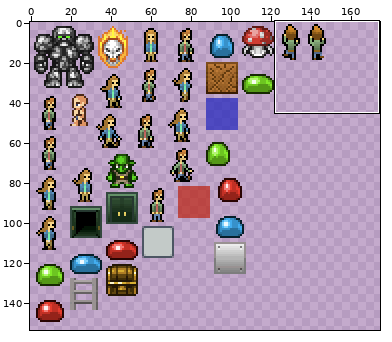
A sprite sheet gets an edit: loveapp/resources/sprites/spritesheet.png. The first picture is a wide view before the edit; the outline marks the close-up.
Close-up. The starting point:
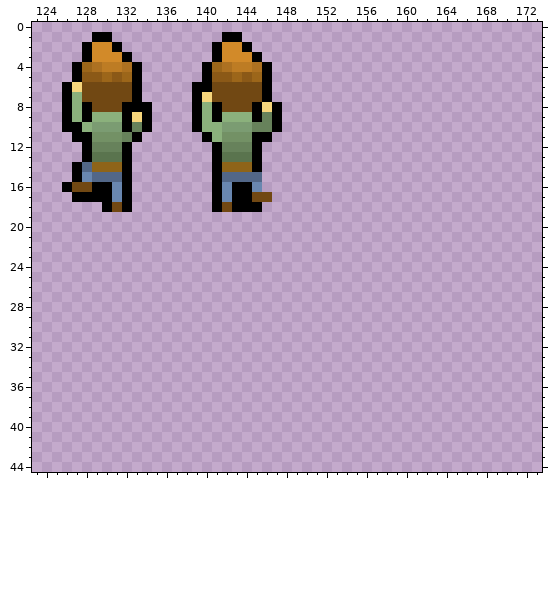
The file is 512x512 pixels. Pixels under 10% opacity are left out. Colours within 5 levels of each other are drawn and written as one. Shown: x 123..173, y 0..44. The wide view leaves out empty margins.
After the commit:
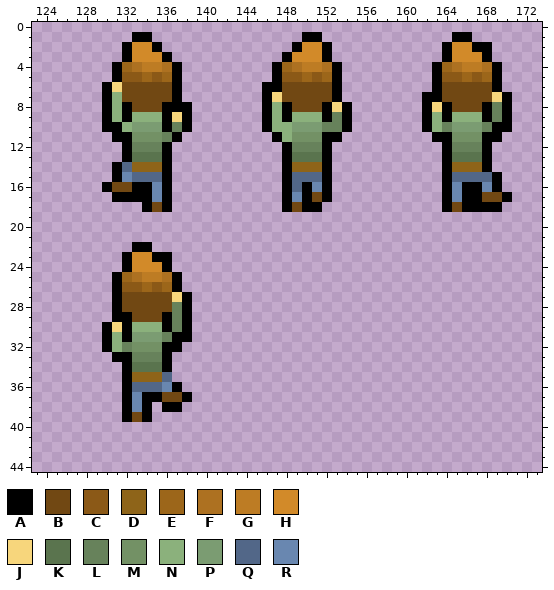
Palette (. is transparent): A #000000  B #714813  C #8b5917  D #8e6419  E #9c661a  F #ad7121  G #bd7c24  H #d28a29  J #f7d67c  K #5a744e  L #67825b  M #739165  N #8bb17c  P #7b9c72  Q #526788  R #6987b0
Message: add new frames to climbing animation
The edit:
y 1: x 129..130 AA -> ..; x 133..134 .. -> AA; x 142..143 AA -> ..; x 150..151 .. -> AA; x 165..166 .. -> AA
y 2: x 128..135 AHHA.... -> ....AHHA; x 141..144 AHHA -> ....; x 149..152 .... -> AHHA; x 164..168 ..... -> AHHAA
y 3: x 128..131 AHHH -> ....; x 133..136 .... -> HHHA; x 141..145 AHHHA -> .....; x 148..152 ..... -> AHHHA; x 164..168 ..... -> AHHHA
y 4: x 127..137 AEFGGFA.... -> ....AEFGGFA; x 140..153 AEFGGFA....... -> .......AEFGGFA; x 163..169 ....... -> AEFGGFA
y 5: x 127..137 ACCECEA.... -> ....ACCECEA; x 140..153 ACCECEA....... -> .......ACCECEA; x 163..169 ....... -> ACCECEA
y 6: x 126..131 AJBBBB -> ....AJ; x 133..137 A.... -> BBBBA; x 139..145 AABBBBB -> .......; x 147..153 ....... -> ABBBBBA; x 163..169 ....... -> ABBBBBA
y 7: x 126..131 ANBBBB -> ....AN; x 133..137 A.... -> BBBBA; x 139..145 AJBBBBB -> .......; x 147..153 ....... -> JBBBBBA; x 162..170 ......... -> AABBBBBJA
y 8: x 126..131 ANABBB -> ....AN; x 133..154 AA....ANABBBAJA....... -> BBBAAA.......ANABBBAJA; x 162..170 ......... -> AJABBBALA
y 9: x 126..130 ANANN -> ....A; x 133..154 JA....ANANNNALA....... -> NNNAJA.......ANANNNALA; x 162..170 ......... -> ANANNNALA
y 10: x 126..154 AANPPPALA....ANNPPPLLA....... -> ....AANPPPALA.......ANNPPPLLA; x 162..170 ......... -> ANLPPPLAA
y 11: x 127..137 AAMMMLA.... -> ....AAMMMLA; x 140..153 ANMMMAA....... -> .......ANMMMAA; x 163..169 ....... -> AAMMMAA
y 12: x 128..131 ALLL -> ....; x 133..136 .... -> LLLA; x 141..145 ALLLA -> .....; x 148..152 ..... -> ALLLA; x 164..168 ..... -> ALLLA
y 13: x 128..131 AKKK -> ....; x 133..136 .... -> KKKA; x 141..145 AKKKA -> .....; x 148..152 ..... -> AKKKA; x 164..168 ..... -> AKKKA
y 14: x 127..136 AQDDDA.... -> ....AQDDDA; x 141..145 ADDDA -> .....; x 148..152 ..... -> ADDDA; x 164..168 ..... -> ADDDA
y 15: x 127..136 ARQQQA.... -> ....ARQQQA; x 141..145 AQQQQ -> .....; x 148..152 ..... -> AQQQA; x 164..169 ...... -> AQQQQA
y 16: x 126..129 ABBA -> ....; x 131..136 RA.... -> BBAARA; x 141..145 ARAAR -> .....; x 148..152 ..... -> AQARA; x 164..169 ...... -> ARAARA
y 17: x 127..131 AAAAR -> ....A; x 133..136 .... -> AARA; x 141..146 ARAABB -> ......; x 148..152 ..... -> ARABA; x 164..170 ....... -> ARAABBA
y 18: x 130..132 ABA -> ...; x 134..136 ... -> ABA; x 141..145 ABAAA -> .....; x 148..151 .... -> ABAA; x 164..169 ...... -> ABAAAA
y 22: x 133..134 .. -> AA
y 23: x 132..136 ..... -> AHHAA
y 24: x 132..136 ..... -> AHHHA
y 25: x 131..137 ....... -> AEFGGFA
y 26: x 131..137 ....... -> ACCECEA
y 27: x 131..138 ........ -> ABBBBBJA
y 28: x 131..138 ........ -> ABBBBBLA
y 29: x 131..138 ........ -> AABBBALA
y 30: x 130..138 ......... -> AJANNNALA
y 31: x 130..138 ......... -> ANAPPPLAA
y 32: x 130..137 ........ -> ANLMMMAA
y 33: x 131..136 ...... -> AALLLA
y 34: x 132..136 ..... -> AKKKA
y 35: x 132..136 ..... -> ADDDQ
y 36: x 132..137 ...... -> AQQQRA
y 37: x 132..138 ....... -> ARAABBA
y 38: x 132..134 ... -> ARA; x 136..137 .. -> AA
y 39: x 132..134 ... -> ABA
Changed places in both close-ups, as pixel boxes (x1, y1, x2, y2):
changed: (62, 32, 352, 422)
added: (422, 32, 512, 212)
